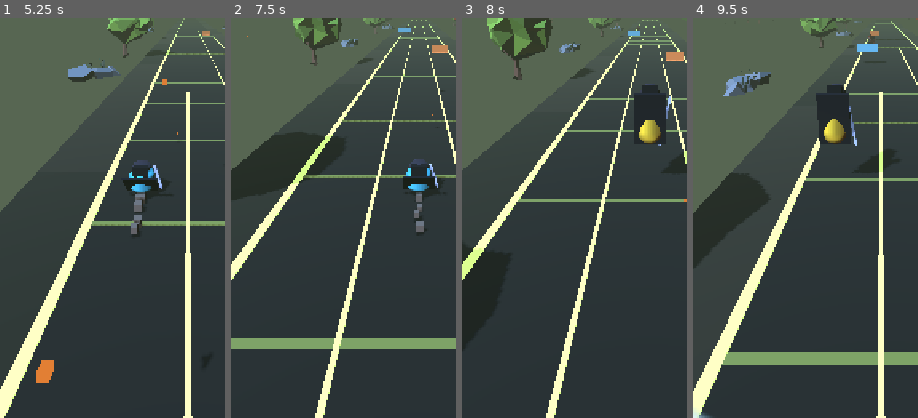
Above: before the commit, frames 1-4 (left to right).
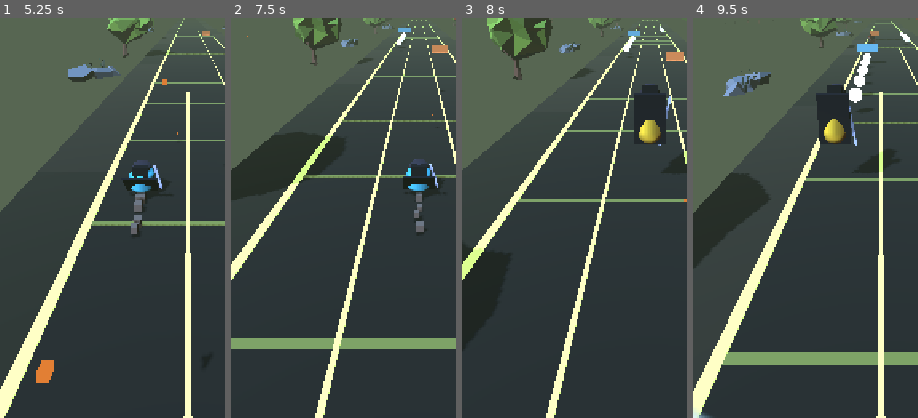
Above: after the commit, the same moments.

Repository: DanielEleojo/tribulation
Game: Godot game, scene res://scenes/splash.tscn
Same seed, same stepped clock (60 frames per second), same inputs: the game is played once before the commit and once after it.
Inputs (mouse positions are % of the whole screen's width and height, from its top left):
- Up to frame 1 (5.25 s): tap Enter (restart) at 0.5, 1.25, 2 s; move the mouse to (72, 45) at 0.52 s; hold Right (move_right) 0.53-1.28 s; tap F (slash) at 0.6, 2.3, 2.85, 4.35 s; click (72, 45) at 0.67 s; tap Space (jump) at 0.77, 1.07, 1.52, 1.55, 1.82, 2.1, 3.02, 3.32, 3.77, 3.8, 4.07, 4.52, 4.82 s; tap Down (slide) at 0.8, 1.35, 3.05, 3.6, 5.1 s; move the mouse to (30, 55) at 1.27 s; hold Left (move_left) 1.28-2.03 s; move the mouse to (60, 28) at 2.02 s; hold Right (move_right) 2.03-3.53 s; move the mouse to (45, 70) at 2.77 s; click (45, 70) at 2.92 s; move the mouse to (80, 65) at 3.52 s; hold Left (move_left) from 3.53 s (still down); move the mouse to (20, 35) at 4.27 s; move the mouse to (55, 50) at 5.02 s; click (55, 50) at 5.17 s
- Up to frame 2 (7.5 s): move the mouse to (35, 25) at 5.77 s; release Left (move_left) at 5.78 s; hold Right (move_right) from 5.78 s (still down); tap Space (jump) at 5.85, 6.02, 6.32, 6.77, 7.07 s; move the mouse to (72, 45) at 6.52 s; tap F (slash) at 6.6 s; move the mouse to (30, 55) at 7.27 s; tap Down (slide) at 7.35 s; click (30, 55) at 7.42 s
- Up to frame 3 (8 s): keep holding Right (move_right); tap Space (jump) at 7.52, 7.82 s
- Up to frame 4 (9.5 s): move the mouse to (60, 28) at 8.02 s; release Right (move_right) at 8.03 s; hold Left (move_left) from 8.03 s (still down); tap F (slash) at 8.1, 9.05 s; tap Space (jump) at 8.3, 9.02, 9.32 s; move the mouse to (45, 70) at 8.77 s; tap Down (slide) at 8.85 s
The pictures show only the part of the screen within x 8-58%, y 43-93%; the shares and areas given below are measured in that part.

Frame 1 is identical in both runs. In frame 2, less than 0.1% of the frame differs, in the area x 73-78%, y 3-7%; in frame 3, 0.1%; in frame 4, 0.6%, in the area x 69-97%, y 3-22%.

Commit message:
Phase 5.A: Spirit Orbs + combo multiplier + best-li save (endless-runner core loop)

Diff:
--- a/scripts/game.gd
+++ b/scripts/game.gd
@@ -8,6 +8,7 @@
 signal qi_changed(qi: float, qi_max: float)
 signal net_changed(net: float)
 signal souls_changed(souls: int)
+signal combo_changed(combo: int, mult: float)
 
 @export var qi_max: float = 100.0      # Qi needed to trigger a Qi Burst
 @export var qi_per_kill: float = 20.0  # Qi gained per enemy slain (5 kills = burst)
@@ -20,7 +21,9 @@
 var is_dead: bool = false
 var qi: float = 0.0
 var net: float = 0.0                  # 0 = open, 1 = closed (death)
-var souls: int = 0                    # Demon Souls collected this run (+1 per kill)
+var souls: int = 0                    # Demon Souls collected this run
+var combo: int = 0                    # streak of kills/orbs (resets when hit); scales soul gain
+var _best: int = 0                    # best distance ("li") ever, persisted
 var _hud
 var _cam
 var _player
@@ -91,6 +94,7 @@
 		died.connect(hud.on_death)
 		qi_changed.connect(hud.on_qi_changed)
 		souls_changed.connect(hud.on_souls_changed)
+		combo_changed.connect(hud.on_combo_changed)
 	if swipe != null:
 		swipe.tapped.connect(_on_tap)
 	var net_overlay := get_tree().get_first_node_in_group("net_overlay")
@@ -101,11 +105,14 @@
 	_setup_atmosphere()
 	_apply_theme(0)   # start in the forest
 
+	_load_best()
 	qi_changed.emit(qi, qi_max)   # initialize the HUD bar at 0
 	net_changed.emit(net)
 	souls_changed.emit(souls)
+	combo_changed.emit(combo, 1.0)
 	if _hud != null:
 		_hud.set_realm(String(_realms[0]["name"]))
+		_hud.set_best(_best)
 	if _player != null:
 		_player.apply_realm_stats(_realms[0])   # weak Mortal Husk baseline
 		_player.set_jump_power(_jump_for_tier(enemy_tier))   # third-rate base jump
@@ -182,6 +189,7 @@
 	if _player != null and _player.try_absorb_hit():
 		_sfx("breakthrough")
 		_shake(0.45)
+		_reset_combo()                            # a blow breaks the streak (you survived)
 		if _hud != null:
 			_hud.flash(Color(0.55, 0.6, 0.95))   # iron-body absorb flash
 		return
@@ -192,17 +200,59 @@
 	if is_dead:
 		return
 	is_dead = true
+	var dist: int = _player.get_distance() if _player != null else 0
+	if dist > _best:
+		_best = dist
+		_save_best()
+	if _hud != null:
+		_hud.set_best(_best)
 	_sfx("death")
 	_shake(0.9)
 	_hitstop(0.12)
 	died.emit()
 
+## A Spirit Orb was run through — soul + Qi reward, builds the combo.
+func on_orb_collected() -> void:
+	if is_dead:
+		return
+	combo += 1
+	var m := _combo_mult()
+	souls += int(round(m))
+	souls_changed.emit(souls)
+	combo_changed.emit(combo, m)
+	qi = minf(qi_max, qi + 4.0)
+	qi_changed.emit(qi, qi_max)
+	_check_breakthrough()
+	_sfx("orb")
+
+func _combo_mult() -> float:
+	return minf(5.0, 1.0 + float(combo) * 0.1)   # +0.1x per streak, capped 5x
+
+func _reset_combo() -> void:
+	if combo != 0:
+		combo = 0
+		combo_changed.emit(0, 1.0)
+
+func _load_best() -> void:
+	var c := ConfigFile.new()
+	if c.load("user://tribulation.cfg") == OK:
+		_best = int(c.get_value("run", "best_li", 0))
+
+func _save_best() -> void:
+	var c := ConfigFile.new()
+	c.load("user://tribulation.cfg")
+	c.set_value("run", "best_li", _best)
+	c.save("user://tribulation.cfg")
+
 ## Called by the player after a slash kills enemies. Charges Qi; bursts at max.
 func on_enemy_killed(count: int = 1) -> void:
 	if is_dead:
 		return
-	souls += count
+	combo += count
+	var m := _combo_mult()
+	souls += int(round(float(count) * m))
 	souls_changed.emit(souls)
+	combo_changed.emit(combo, m)
 	_check_breakthrough()
 	_sfx("kill")
 	_shake(0.12)
@@ -393,6 +443,7 @@
 	else:
 		qi = maxf(0.0, qi - 40.0)
 		net = minf(1.0, net + 0.30)
+		_reset_combo()
 		_sfx("gate_bad")
 		_shake(0.5)
 		if _hud != null:
--- a/scripts/hud.gd
+++ b/scripts/hud.gd
@@ -13,6 +13,9 @@
 
 var player
 var _souls: int = 0
+var _best_li: int = 0
+var _combo_label: Label
+var _title_best: Label
 var _glass_shader: Shader
 var _glass_panels: Array = []
 
@@ -61,8 +64,46 @@
 	banner_label.modulate.a = 0.0
 	_build_glass()
 	_style_widgets()
+	_build_combo_and_best()
 	get_viewport().size_changed.connect(_refresh_glass)
 	call_deferred("_refresh_glass")
+
+## Combo readout (center, under the realm) + best-li line on the title.
+func _build_combo_and_best() -> void:
+	_combo_label = Label.new()
+	_combo_label.anchor_left = 0.5; _combo_label.anchor_right = 0.5
+	_combo_label.offset_left = -180; _combo_label.offset_right = 180
+	_combo_label.offset_top = 52; _combo_label.offset_bottom = 90
+	_combo_label.horizontal_alignment = HORIZONTAL_ALIGNMENT_CENTER
+	_combo_label.add_theme_font_size_override("font_size", 28)
+	_combo_label.add_theme_color_override("font_color", Color(1.0, 0.82, 0.35))
+	_combo_label.visible = false
+	add_child(_combo_label)
+	_title_best = Label.new()
+	_title_best.anchor_left = 0.5; _title_best.anchor_right = 0.5
+	_title_best.anchor_top = 0.5; _title_best.anchor_bottom = 0.5
+	_title_best.offset_left = -300; _title_best.offset_right = 300
+	_title_best.offset_top = 84; _title_best.offset_bottom = 120
+	_title_best.horizontal_alignment = HORIZONTAL_ALIGNMENT_CENTER
+	_title_best.add_theme_font_size_override("font_size", 24)
+	_title_best.add_theme_color_override("font_color", Color(0.85, 0.9, 1.0))
+	title_root.add_child(_title_best)
+
+## Combo streak readout (hidden until 2+).
+func on_combo_changed(c: int, mult: float) -> void:
+	if _combo_label == null:
+		return
+	if c > 1:
+		_combo_label.text = "COMBO  x%d   %.1f×" % [c, mult]
+		_combo_label.visible = true
+	else:
+		_combo_label.visible = false
+
+## Best distance ever (shown on title + death).
+func set_best(b: int) -> void:
+	_best_li = b
+	if _title_best != null:
+		_title_best.text = ("Best: %d li" % b) if b > 0 else ""
 
 ## Build frosted-glass panels behind the HUD clusters.
 func _build_glass() -> void:
@@ -162,5 +203,5 @@
 	var dist := 0
 	if player != null:
 		dist = player.get_distance()
-	death_label.text = "GAME OVER\n\nDistance: %d m\nDemon Souls: %d\n\nEnter / tap to retry\n[ Watch ad to continue — coming soon ]" % [dist, _souls]
+	death_label.text = "GAME OVER\n\nDistance: %d li     Best: %d li\nDemon Souls: %d\n\nEnter / tap to retry\n[ Watch ad to continue — coming soon ]" % [dist, _best_li, _souls]
 	death_label.visible = true
--- a/scripts/sound_manager.gd
+++ b/scripts/sound_manager.gd
@@ -6,7 +6,7 @@
 
 const SOUND_DIR := "res://assets/sfx/"
 const EXTS: Array[String] = [".ogg", ".wav", ".mp3"]
-const SOUNDS: Array[String] = ["start", "slash", "kill", "jump", "slide", "gate_good", "gate_bad", "burst", "death", "breakthrough"]
+const SOUNDS: Array[String] = ["start", "slash", "kill", "jump", "slide", "gate_good", "gate_bad", "burst", "death", "breakthrough", "orb"]
 
 var _players: Dictionary = {}
 
--- a/scripts/spawner.gd
+++ b/scripts/spawner.gd
@@ -39,12 +39,18 @@
 @export var min_interval: float = 0.7
 @export var ramp_time: float = 60.0
 @export var gate_interval: float = 11.0   # seconds between Life/Death Gates
+@export var orb_interval: float = 2.4     # seconds between Spirit Orb trails
+
+const ORB_COLOR := Color(0.55, 0.85, 1.0)   # spirit-cyan
+const ORB_TRAIL := 5                          # orbs per trail
+const ORB_GAP := 3.2                          # spacing along the trail
 
 var player: Node3D
 var game
 var _elapsed: float = 0.0
 var _timer: float = 0.0
 var _gate_timer: float = 0.0
+var _orb_timer: float = 0.0
 var _spawn_index: int = 0
 
 func _ready() -> void:
@@ -52,6 +58,7 @@
 	game = get_tree().get_first_node_in_group("game")
 	_timer = start_interval
 	_gate_timer = gate_interval
+	_orb_timer = orb_interval
 	_enemy_scene = load(ENEMY_GLB)
 
 func _process(delta: float) -> void:
@@ -72,6 +79,10 @@
 	if _gate_timer <= 0.0:
 		_spawn_gate()
 		_gate_timer = gate_interval
+	_orb_timer -= delta
+	if _orb_timer <= 0.0:
+		_spawn_orb_trail()
+		_orb_timer = orb_interval
 	_cleanup()
 
 func _current_interval() -> float:
@@ -119,6 +130,42 @@
 	var e := _make_enemy()
 	e.position = Vector3(float(lane - 1) * LANE_WIDTH, 0.0, z)
 	add_child(e)
+
+## A trail of Spirit Orbs down one lane — run through them for souls + Qi (builds combo).
+func _spawn_orb_trail() -> void:
+	var lane: int = randi() % 3
+	var x: float = float(lane - 1) * LANE_WIDTH
+	var z0: float = player.global_position.z - SPAWN_AHEAD * 0.85
+	for i in range(ORB_TRAIL):
+		var orb := Area3D.new()
+		var mesh := MeshInstance3D.new()
+		var sph := SphereMesh.new()
+		sph.radius = 0.35
+		sph.height = 0.7
+		mesh.mesh = sph
+		var mat := StandardMaterial3D.new()
+		mat.albedo_color = ORB_COLOR
+		mat.emission_enabled = true
+		mat.emission = ORB_COLOR
+		mat.emission_energy_multiplier = 2.0
+		mesh.material_override = mat
+		mesh.position = Vector3(0.0, 1.0, 0.0)
+		var col := CollisionShape3D.new()
+		var sh := SphereShape3D.new()
+		sh.radius = 0.6
+		col.shape = sh
+		col.position = Vector3(0.0, 1.0, 0.0)
+		orb.add_child(mesh)
+		orb.add_child(col)
+		orb.add_to_group("orb")
+		orb.body_entered.connect(_on_orb_hit.bind(orb))
+		orb.position = Vector3(x, 0.0, z0 - float(i) * ORB_GAP)
+		add_child(orb)
+
+func _on_orb_hit(body: Node, orb: Area3D) -> void:
+	if body.is_in_group("player") and game != null and is_instance_valid(orb):
+		game.on_orb_collected()
+		orb.queue_free()
 
 # Plane-coded base hues so the player reads the required dodge at a glance.
 const HUE_LOW := Color(1.0, 0.5, 0.12)    # amber — ground sword-qi (JUMP)
Not shown, changed: devlog.txt
